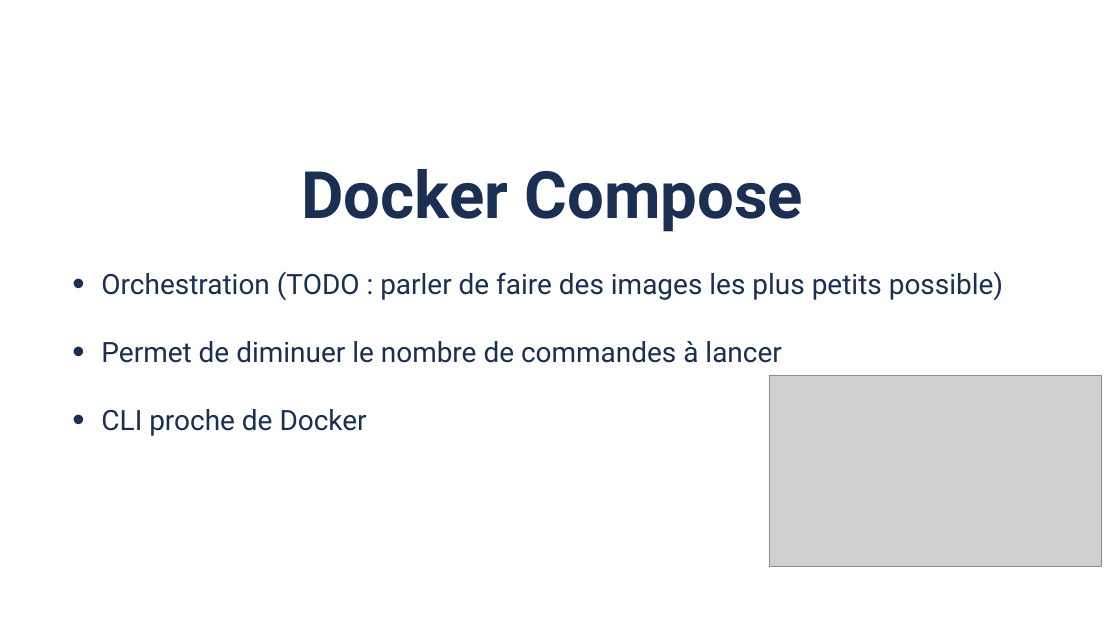
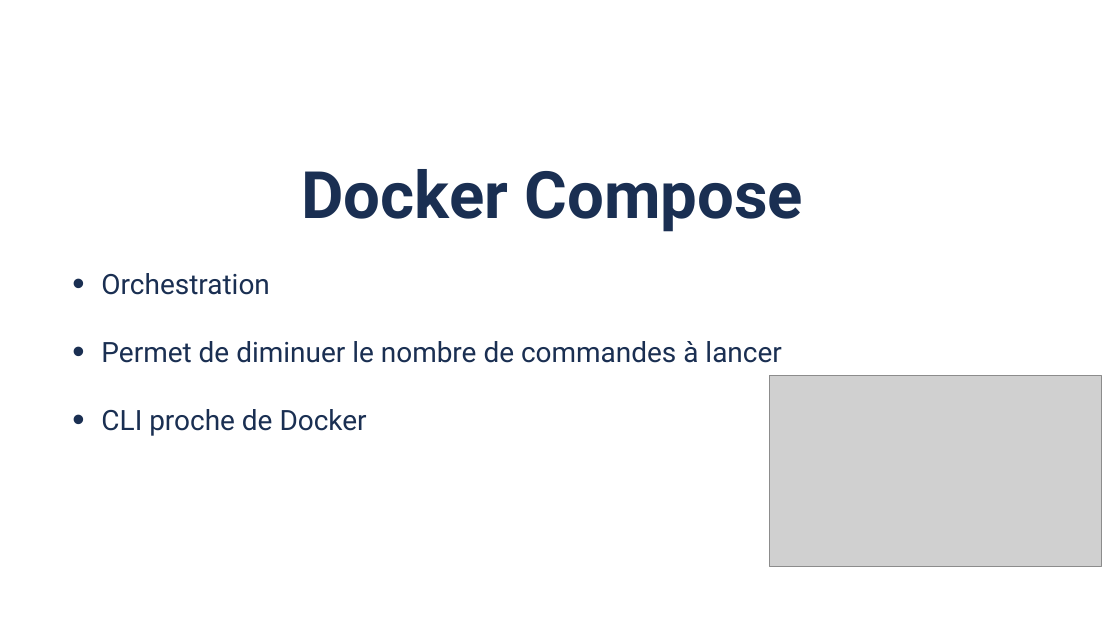
Before and after one commit to Sioul-DLC/nx-docker, a slide deck: slide 7 of presentation/docker.pptx. Drawn at 1120x630 pixels with LibreOffice and Linux fonts; fonts in the diff are those of the drawing; grey boxes stand for pictures; background and template pictures are left out. Boxes give left, top, right and bottom in pixels: in the first picture for what was removed or moved away, otherwise in the second. Text is boxed around its words. In the diff, an @@ line names an element or a change of style, - is before the commit and + after.

```diff
--- a/presentation/docker.pptx
+++ b/presentation/docker.pptx
@@ text at (101, 273, 269, 295): text changed @@
-• Orchestration (TODO : parler de faire des images les plus petits possible)
+• Orchestration
```
Also in this commit, not shown: 5 other slides changed.
